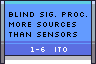
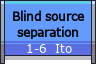
Layer changes from the first 96x64 image to the second:
painted on "1-6 Ito" over <box>27,44,72,53</box>
renamed "Blind sig. proc. ..." to "Blind source ...", painted on it over <box>9,10,87,39</box>
